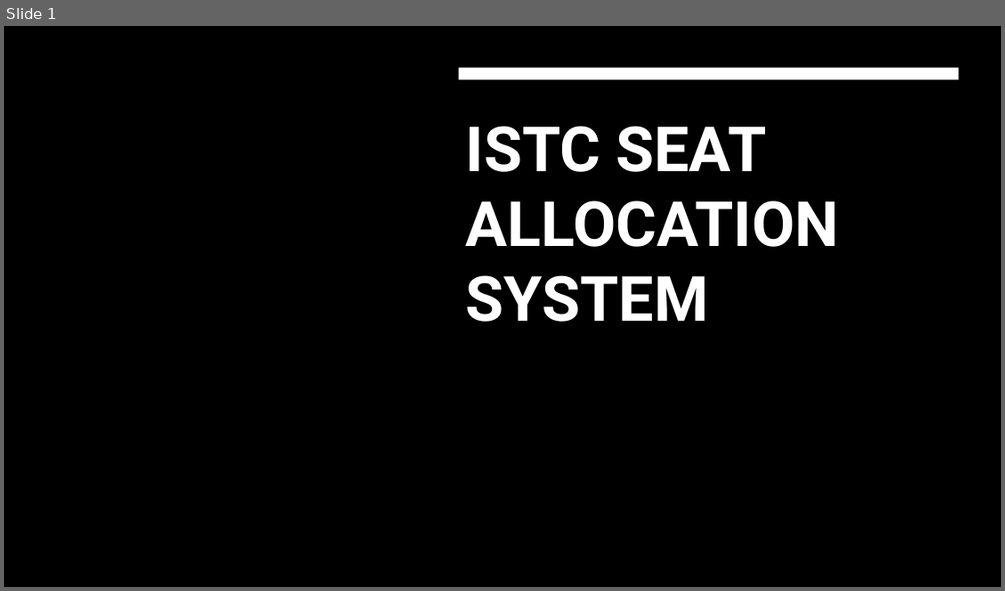
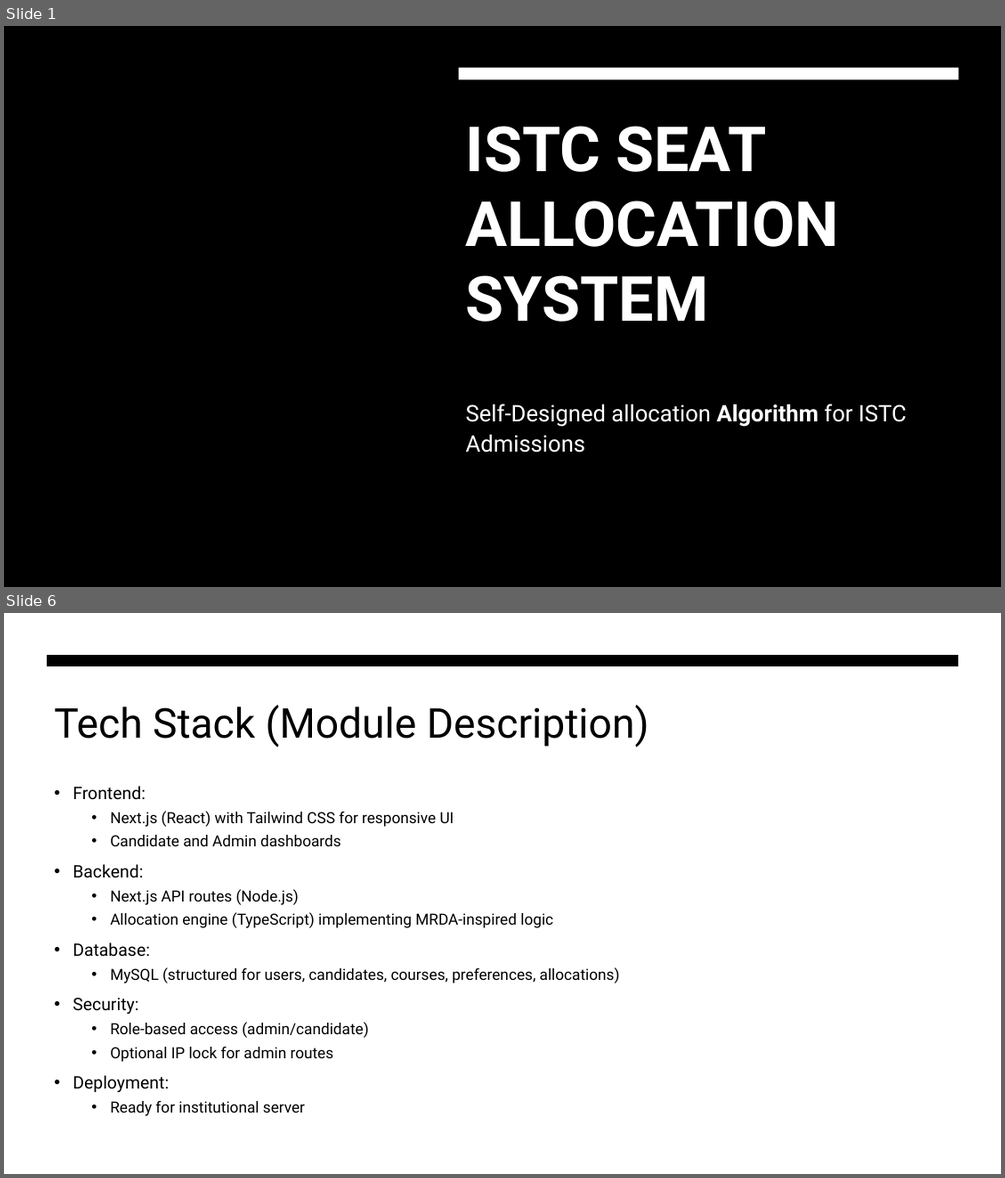
Before and after one commit to jainishjain11/istc-seat-allocation, a slide deck: public/ISTC_PPT.pptx. Shown one above the other, each under a label of ours: slide 1 before the commit, slides 1 and 6 after it; the slides between them are not shown. The pictures are 1005x591 and 1005x1178 pixels, drawn with LibreOffice and Linux fonts; fonts in the diff are those of the drawing; background and template pictures are left out. Boxes give left, top, right and bottom in pixels: in the first picture for what was removed or moved away, otherwise in the second. Text is boxed around its words. In the diff, an @@ line names an element or a change of style, - is before the commit and + after.

```diff
--- a/public/ISTC_PPT.pptx
+++ b/public/ISTC_PPT.pptx
@@ slide 6 added at (x1=4, y1=613, x2=1001, y2=1174), background #FFFFFF @@
@@ freeform shape added at (x1=47, y1=655, x2=959, y2=666), fill #000000 @@
@@ title added at (x1=54, y1=705, x2=649, y2=747), 39.6 pt, text #000000 @@
+Tech Stack (Module Description)
@@ text added at (x1=73, y1=786, x2=620, y2=1116), 14.8 pt, text #000000 @@
+• Frontend:
+  • Next.js (React) with Tailwind CSS for responsive UI
+  • Candidate and Admin dashboards
+• Backend:
+  • Next.js API routes (Node.js)
+  • Allocation engine (TypeScript) implementing MRDA-inspired logic
+• Database:
+  • MySQL (structured for users, candidates, courses, preferences, allocations)
+• Security:
+  • Role-based access (admin/candidate)
+  • Optional IP lock for admin routes
+• Deployment:
+  • Ready for institutional server
@@ slide 1 changed as well @@
@@ subtitle added at (x1=466, y1=403, x2=906, y2=452), 22 pt, text #FFFFFF @@
+Self-Designed allocation Algorithm for ISTC Admissions
```
Also in this commit, not shown: 6 other slides added, 5 slides removed.
